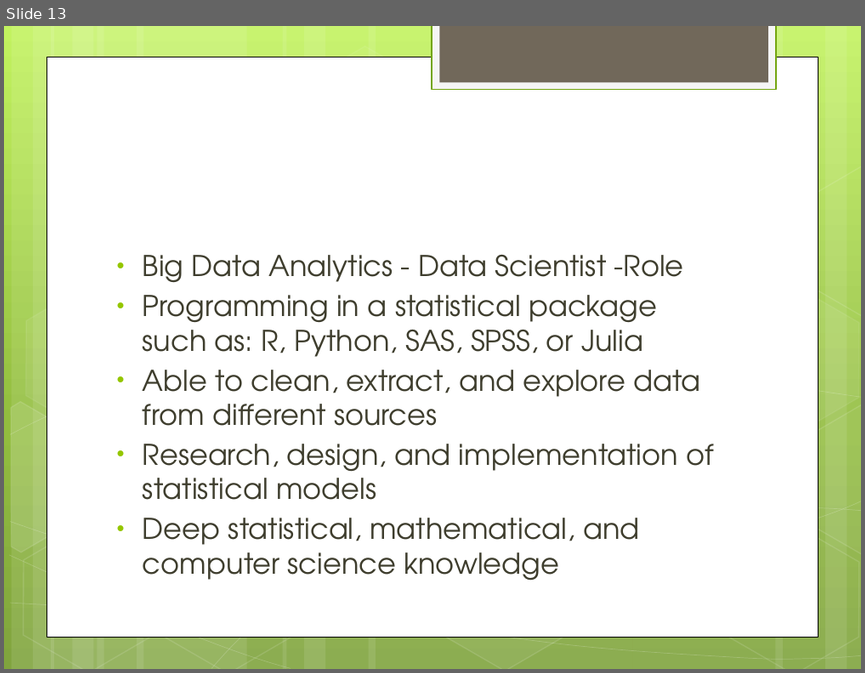
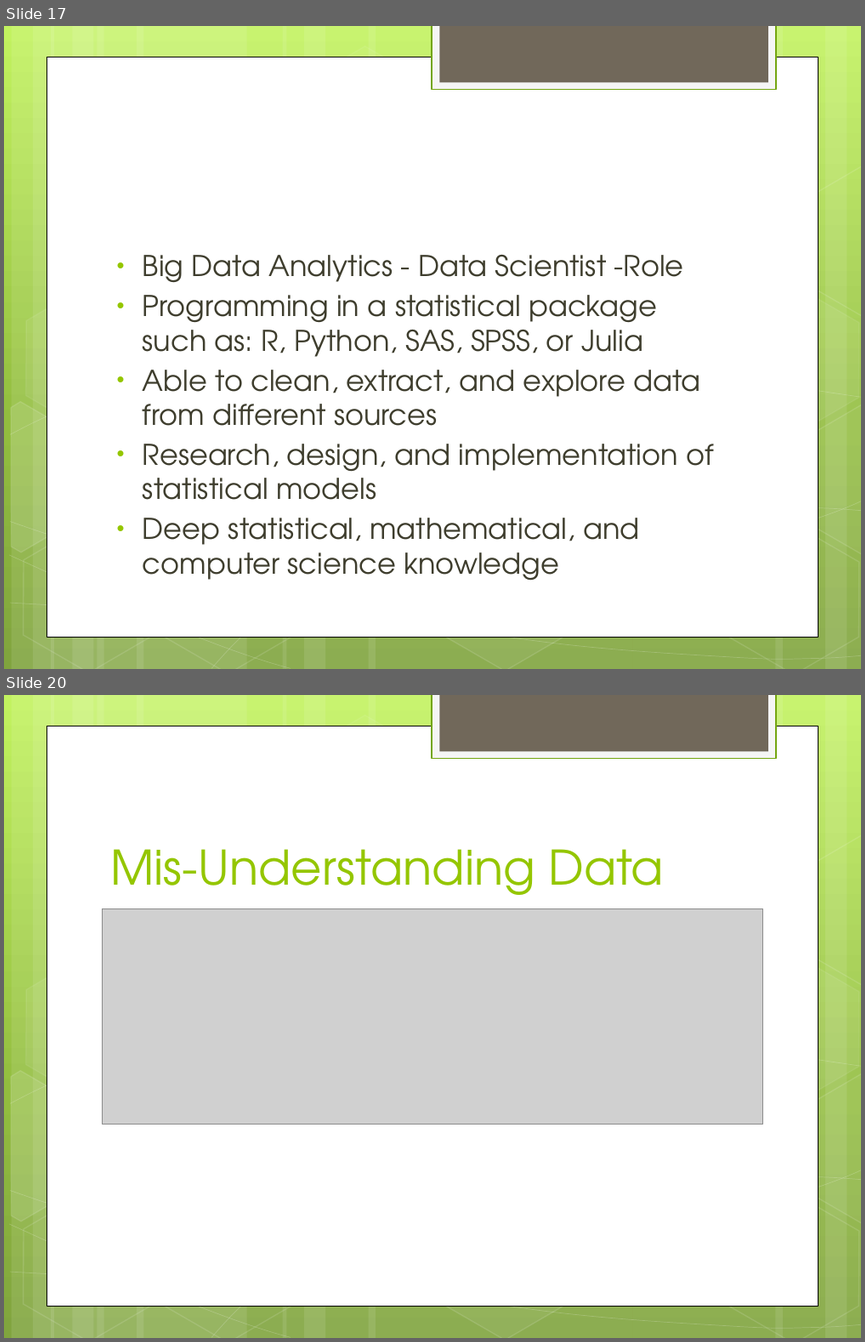
Before and after one commit to gpavankumar1974/Rprogram, a slide deck: Data Science.pptx. Shown one above the other, each under a label of ours: slide 13 before the commit, slides 17 and 20 after it; the slides between them are not shown. The pictures are 865x673 and 865x1342 pixels, drawn with LibreOffice and Linux fonts; fonts in the diff are those of the drawing; grey boxes stand for pictures. Boxes give left, top, right and bottom in pixels: in the first picture for what was removed or moved away, otherwise in the second. Text is boxed around its words. In the diff, an @@ line names an element or a change of style, - is before the commit and + after.

Commit message:
Data science

```diff
--- a/Data Science.pptx
+++ b/Data Science.pptx
@@ slide 20 added at box(4, 695, 861, 1338), background gradient #C3F35F to #93BF3F to #81A53E; not listed: 31 template elements that a slide beside it also shows @@
@@ title added at box(110, 849, 664, 895), 40 pt, text #94C600 @@
+Mis-Understanding Data
@@ picture added at box(103, 908, 763, 1123) @@
@@ what was slide 13 is now slide 17 @@
```
Also in this commit, not shown: 6 other slides added.
